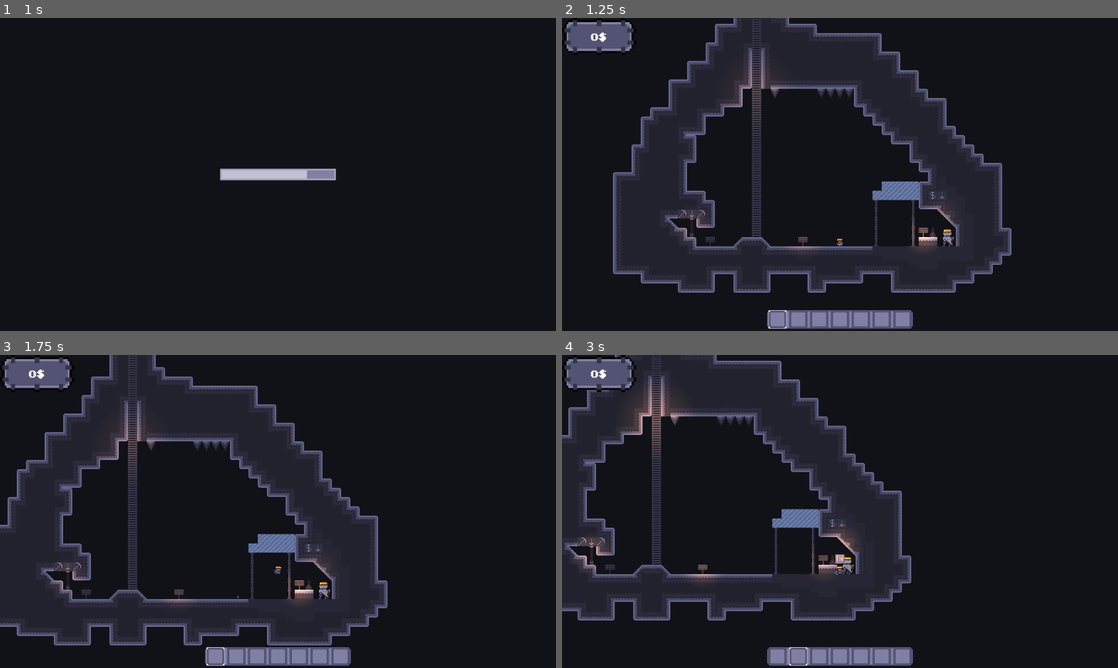
Above: before the commit, frames 1-4 (two rows, left to right).
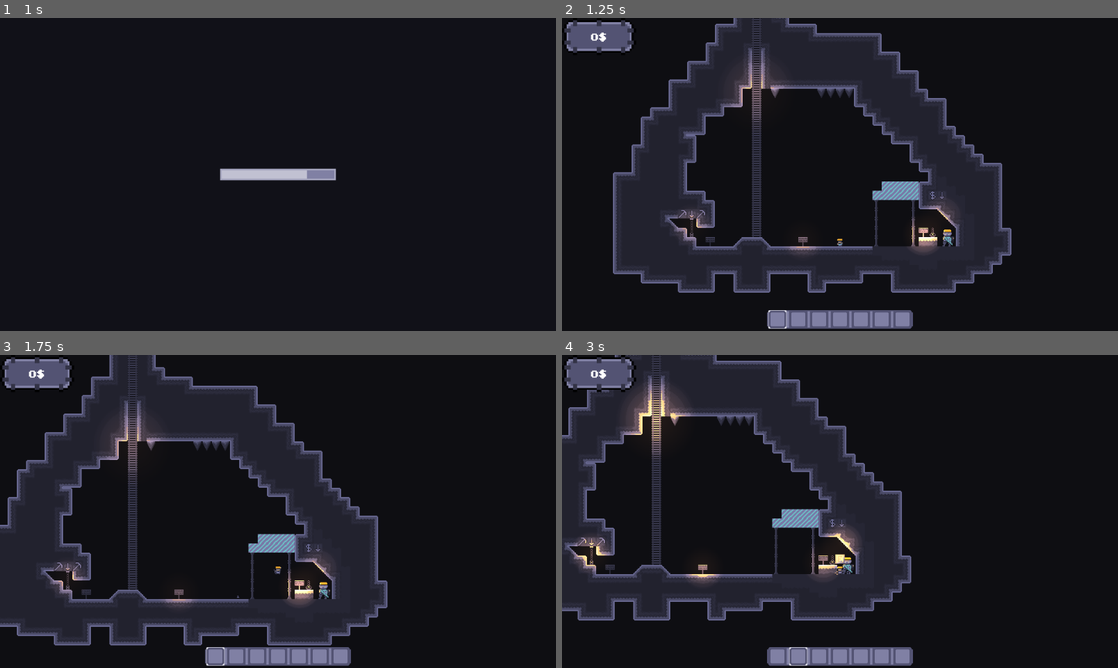
Above: after the commit, the same moments.

Repository: p4tk4n/UraniumMiner
Game: Godot game, scene res://scenes/main_menu.tscn
Two runs of this game, one before a commit and one after it. Both use one fixed random seed, a clock stepped at 60 frames per second and the inputs below. The engine's default icon, where the game draws it, is replaced by a stand-in: a white triangle on a blue panel in a dark square.
Inputs (mouse positions are in pixels of both pictures, inside the frame that each line leads up to):
- Up to frame 1 (1 s): click "Play" at 0.5 s
- Up to frame 2 (1.25 s): no input
- Up to frame 3 (1.75 s): move the mouse to (400, 495) at 1.27 s; hold D (player_right) from 1.28 s (still down); tap E (player_interact) at 1.35 s; tap Space (player_jump) at 1.52 s
- Up to frame 4 (3 s): move the mouse to (728, 527) at 2.02 s; tap Mouse wheel down (slot_down) at 2.1 s; tap Space (player_jump) at 2.27 s; tap Enter at 2.75 s; move the mouse to (895, 442) at 2.77 s; release D (player_right) at 2.78 s; hold A (player_left) from 2.78 s (still down); tap Mouse wheel up (slot_up) at 2.85 s

Frame 1 is identical in both runs. In frame 2, 1.1% of the frame differs, in the area x 20-71%, y 14-74%; in frame 3, 1.1%; in frame 4, 1.8%, in the area x 2-54%, y 9-72%.

Commit message:
forgot toggling the shader
oopsie

Diff:
--- a/uranium_miner/scenes/world.tscn
+++ b/uranium_miner/scenes/world.tscn
@@ -314,7 +314,6 @@
 script = ExtResource("1_4wyf3")
 
 [node name="GlobalShaders" type="CanvasLayer" parent="."]
-visible = false
 
 [node name="ColorSnapShader" parent="GlobalShaders" instance=ExtResource("12_jhx03")]
 
--- a/uranium_miner/scripts/mine.gd
+++ b/uranium_miner/scripts/mine.gd
@@ -18,7 +18,6 @@
 var barrier_block_atlas_pos := Vector2(1,1)
 
 var entrance_pos := Vector2(pickaxe_deco_world_pos.x - 1, pickaxe_deco_world_pos.y)
-
 var sorted_tile_weights := []
 
 func _ready() -> void:
@@ -30,7 +29,7 @@
 	return_sign.name = "return_sign"
 
 
-func _unhandled_input(event: InputEvent) -> void:
+func input(_event: InputEvent) -> void:
 	if Input.is_action_just_pressed("ui_cancel"):
 		pause_menu.visible = not pause_menu.visible
 		get_tree().paused = pause_menu.visible
--- a/uranium_miner/scripts/player.gd
+++ b/uranium_miner/scripts/player.gd
@@ -58,7 +58,7 @@
 	else:
 		vignette_rect.visible = false
 
-	inventory.update.connect(inventory_ui.update_slots)
+	#inventory.update.connect(inventory_ui.update_slots)
 	money_label.text = str(global.player_money) + "$"
 	tooltip.visible = false
 
